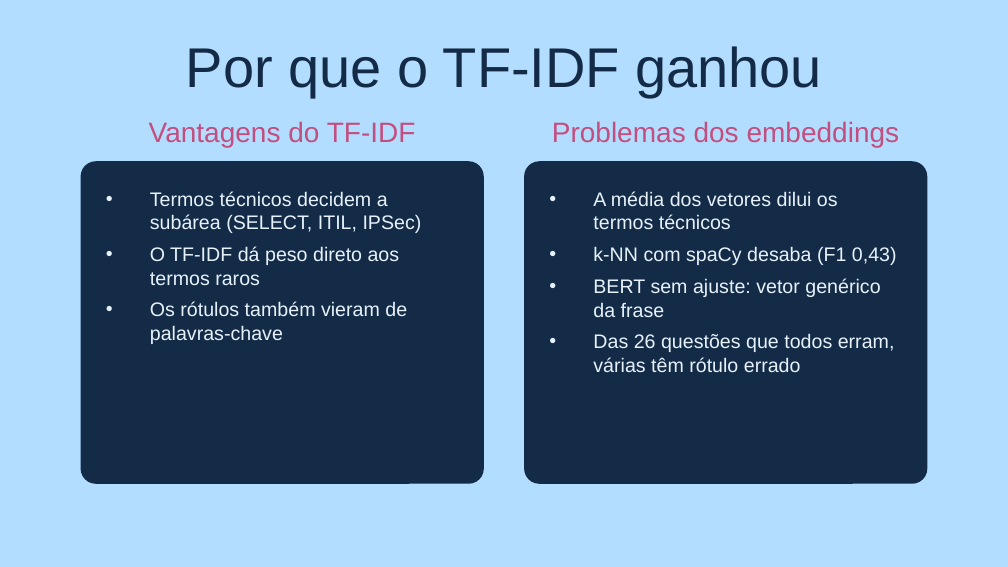
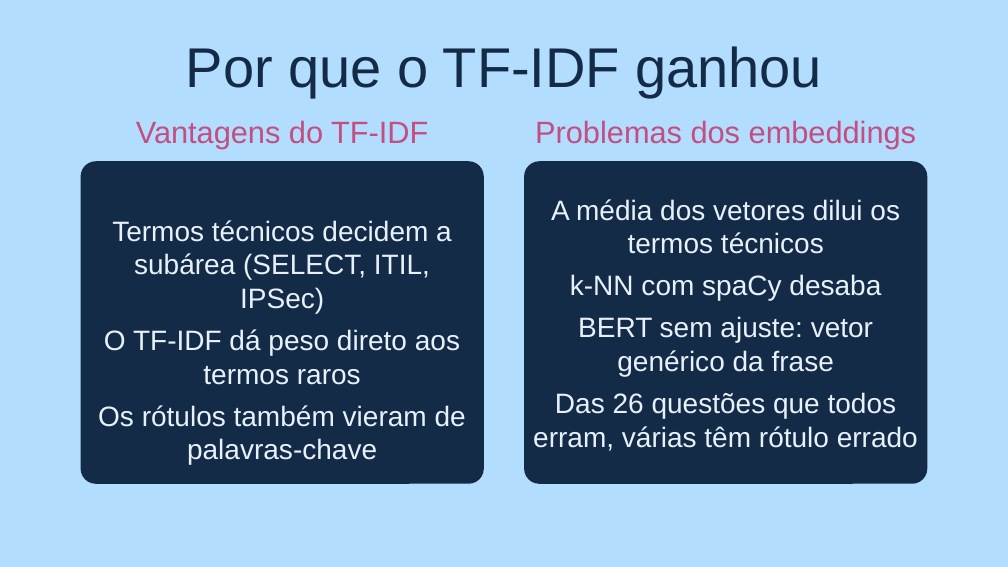
Before and after one commit to barbaradasilvadapper/T1-PLN, a slide deck: slide 21 of entregaveis/Trabalho1_PLN.pptx. Drawn at 1008x567 pixels with LibreOffice and Linux fonts; fonts in the diff are those of the drawing. Boxes give left, top, right and bottom in pixels: in the first picture for what was removed or moved away, otherwise in the second. Text is boxed around its words. In the diff, an @@ line names an element or a change of style, - is before the commit and + after.

```diff
--- a/entregaveis/Trabalho1_PLN.pptx
+++ b/entregaveis/Trabalho1_PLN.pptx
@@ text "Vantagens do TF-IDF" at [136,120,428,148]: size 20 to 22 pt @@
@@ text "Problemas dos embeddings" at [535,120,916,148]: size 20 to 22 pt @@
@@ text "A média dos vetores dilui ...": place and size @@
-text "A média dos vetores dilui ..." at [593,191,897,372]
+text "A média dos vetores dilui ..." at [533,199,918,451]
@@ text at [533,199,918,451]: size 14 to 20 pt in "A média dos vetores dilui os termos ...", "BERT sem ajuste: vetor genérico da frase", "Das 26 questões que todos erram, várias ..."; alignment left to centre; bullet • to none @@
@@ text "Termos técnicos decidem a subárea ...": place and size @@
-text "Termos técnicos decidem a subárea ..." at [150,191,422,344]
+text "Termos técnicos decidem a subárea ..." at [98,220,466,427]
@@ text "Termos técnicos decidem a subárea ..." at [98,220,466,427]: size 14 to 20 pt; alignment left to centre; bullet • to none @@
@@ text at [570,274,881,301]: text changed; size 14 to 20 pt @@
-• k-NN com spaCy desaba (F1 0,43)
+k-NN com spaCy desaba
```
Also in this commit, not shown: 15 other slides changed, 3 slides added, 3 slides removed, 3 other files.
